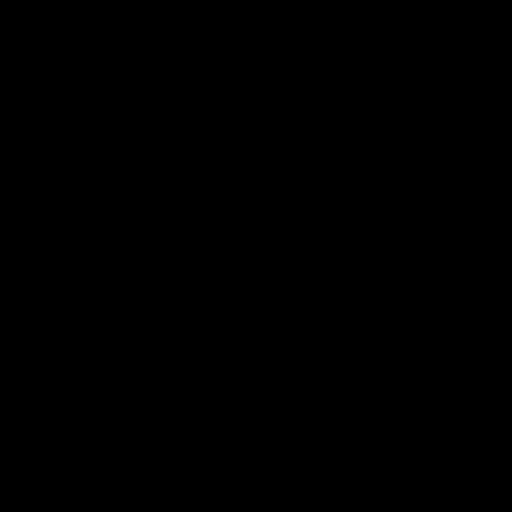
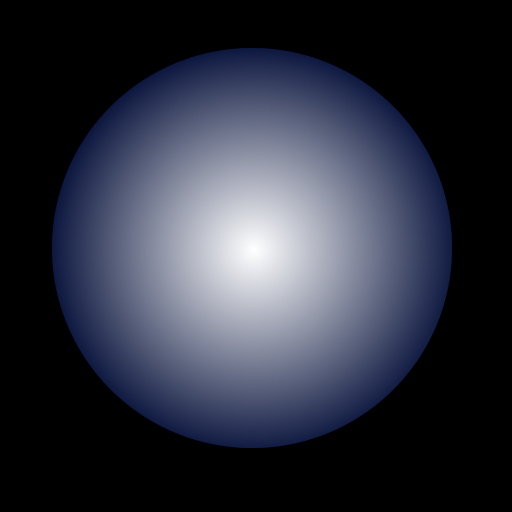
Layers edited between the first and the second 512 x 512 image:
painted on "Arrière-plan" over <box>52,48,452,448</box>
